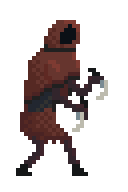
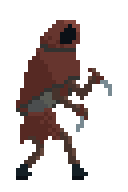
The second 128x192 image is a revision of the first. Changes to its layers:
hid "Background copy #3" over (16, 20, 108, 176)
showed "Background copy #2", painted on it over (16, 20, 112, 180)
